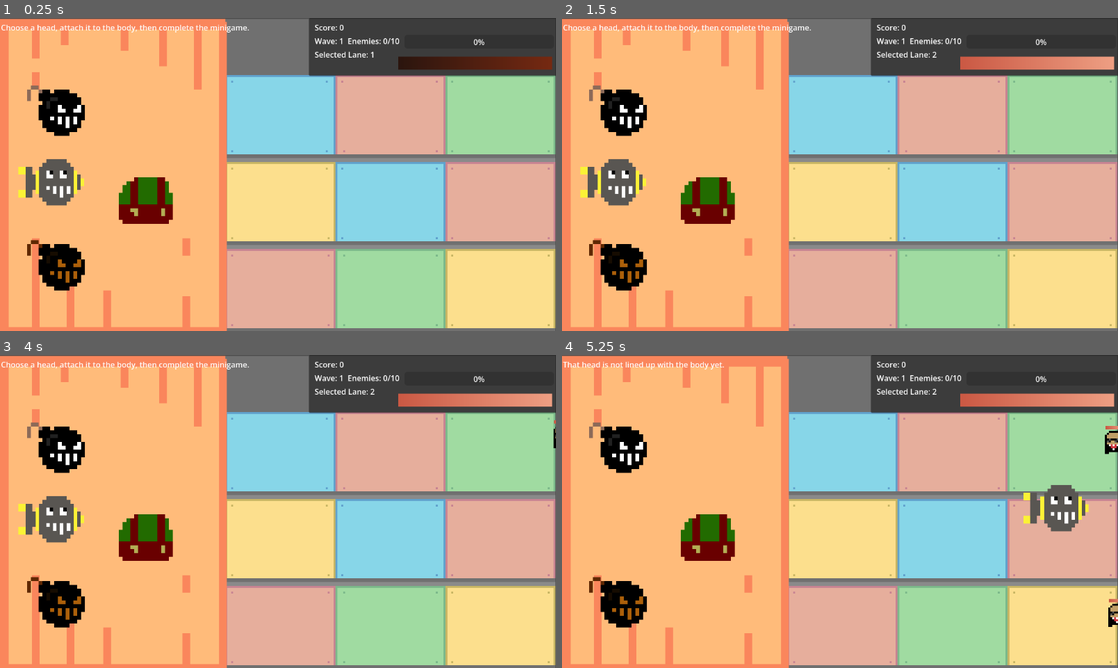
Above: before the commit, frames 1-4 (two rows, left to right).
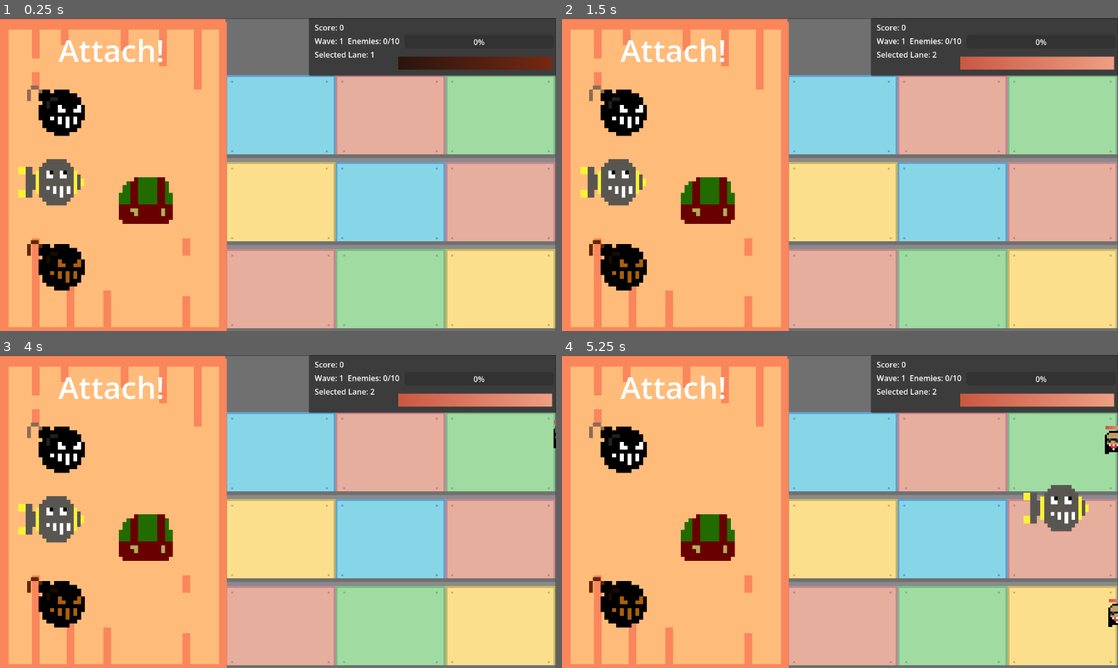
Above: after the commit, the same moments.

Repository: EctoCandy/Toy-Making-Game
Game: Godot game, scene res://Scenes/Lanes/lanes_proto_main.tscn
Same seed, same stepped clock (60 frames per second), same inputs: the game is played once before the commit and once after it.
Inputs (mouse positions are in pixels of both pictures, inside the frame that each line leads up to):
- Up to frame 1 (0.25 s): no input
- Up to frame 2 (1.5 s): tap Enter at 0.5 s; move the mouse to (962, 158) at 0.52 s; press the mouse at (962, 158) at 0.53 s; release the mouse at (962, 158) at 1.25 s; tap Space at 1.25 s; drag from (728, 190) to (984, 118) at 1.27 s
- Up to frame 3 (4 s): tap Enter at 2, 3.5 s; move the mouse to (333, 442) at 2.02 s; tap 2 at 2.1 s; click (333, 442) at 2.17 s; tap Space at 2.75 s; drag from (250, 574) to (239, 452) at 2.77 s; move the mouse to (444, 558) at 3.52 s; press the mouse at (444, 558) at 3.53 s
- Up to frame 4 (5.25 s): release the mouse at (1006, 558) at 4.25 s; tap Space at 4.25 s; drag from (673, 464) to (1117, 452) at 4.27 s; move the mouse to (867, 511) at 5.02 s; tap 2 at 5.1 s; click (867, 511) at 5.17 s

The runs differ from the first frame. In frame 1, 0.9% of the frame differs, in the area x 0-45%, y 2-15%; in frame 2, 0.9%; in frame 3, 0.9%; in frame 4, 0.8%.

Commit message:
Splash Text
Game throws up big splash text telling player what to do

Diff:
--- a/Scenes/Minigames/RobotBuilder.tscn
+++ b/Scenes/Minigames/RobotBuilder.tscn
@@ -11,6 +11,9 @@
 [ext_resource type="PackedScene" uid="uid://cj1uvjijlicxg" path="res://Scenes/Minigames/precision_click_minigame.tscn" id="6_u2lpb"]
 [ext_resource type="PackedScene" uid="uid://46ien1865vi1" path="res://Scenes/Minigames/rapid_click_minigame.tscn" id="7_8rvw4"]
 [ext_resource type="PackedScene" uid="uid://7q7ejkuf8bt1" path="res://Scenes/Minigames/connect_points_minigame.tscn" id="8_crh31"]
+
+[sub_resource type="LabelSettings" id="LabelSettings_577ia"]
+font_size = 64
 
 [node name="RobotBuilder" type="Node2D" unique_id=1119867491]
 z_index = 1
@@ -72,5 +75,8 @@
 offset_bottom = 482.0
 
 [node name="Label" type="Label" parent="." unique_id=408574409]
-offset_right = 40.0
-offset_bottom = 23.0
+offset_right = 458.0
+offset_bottom = 117.0
+label_settings = SubResource("LabelSettings_577ia")
+horizontal_alignment = 1
+vertical_alignment = 1
--- a/Scripts/Minigames/ConnectPointsMinigame.gd
+++ b/Scripts/Minigames/ConnectPointsMinigame.gd
@@ -5,6 +5,8 @@
 @export var max_mistakes := 3
 @export var drop_distance := 55.0
 @export var line_thickness := 6.0
+
+var splash_text = "Wire!"
 
 var panel: TextureRect
 var title_label: Label
--- a/Scripts/Minigames/MinigameHost.gd
+++ b/Scripts/Minigames/MinigameHost.gd
@@ -3,6 +3,7 @@
 class_name MinigameHost
 
 signal minigame_finished(success: bool)
+signal update_splash_text(text: String)
 
 @export var host_size := Vector2(640, 720)
 @export var minigame_scenes: Array[PackedScene] = []
@@ -67,6 +68,7 @@
 
 	var instance := scene.instantiate()
 	current_minigame = instance as BaseMinigame
+	update_splash_text.emit(instance.splash_text)
 
 	if current_minigame == null:
 		push_warning("Selected scene does not extend BaseMinigame.")
--- a/Scripts/Minigames/PrecisionClickMinigame.gd
+++ b/Scripts/Minigames/PrecisionClickMinigame.gd
@@ -12,6 +12,8 @@
 var timer_label: Label
 var point_button: TextureButton
 var cancel_button: Button
+
+var splash_text = "Hammer!"
 
 var points_hit := 0
 var time_left := 0.0
--- a/Scripts/Minigames/RapidClickMinigame.gd
+++ b/Scripts/Minigames/RapidClickMinigame.gd
@@ -4,6 +4,8 @@
 
 @export var target_clicks := 18
 @export var time_limit := 4.0
+
+var splash_text = "Screw!"
 
 var panel: TextureRect
 var title_label: Label
--- a/Scripts/Minigames/robot_builder.gd
+++ b/Scripts/Minigames/robot_builder.gd
@@ -66,7 +66,7 @@
 
 
 func _ready() -> void:
-	label.text = "Choose a head, attach it to the body, then complete the minigame."
+	label.text = "Attach!"
 
 	body_part.centered = true
 	body_part.z_index = 1
@@ -90,7 +90,14 @@
 	if not minigame_host.minigame_finished.is_connected(minigame_finished_callable):
 		minigame_host.minigame_finished.connect(minigame_finished_callable)
 
+	if not minigame_host.update_splash_text.is_connected(minigame_finished_callable):
+		minigame_host.update_splash_text.connect(_on_update_splash_text)
+
 	_setup_wind_up_nodes()
+
+
+func _on_update_splash_text(text: String):
+	label.text = text
 
 
 # Finds and prepares the wind-up key and progress bar.
@@ -172,7 +179,7 @@
 		dragging_head.z_index = 10
 
 		var unit_data: Dictionary = _get_stored_unit_data(dragging_head)
-		label.text = "Selected: " + str(unit_data.get("display_name", "Unknown Unit"))
+		# label.text = "Selected: " + str(unit_data.get("display_name", "Unknown Unit"))
 
 
 # Stops dragging and checks whether the head was attached to the body.
@@ -224,7 +231,7 @@
 		builder_locked = true
 
 		var unit_data: Dictionary = _get_stored_unit_data(pending_head)
-		label.text = "Building: " + str(unit_data.get("display_name", "Unknown Unit"))
+		# label.text = "Building: " + str(unit_data.get("display_name", "Unknown Unit"))
 
 		head_choices.hide()
 		body_part.hide()
@@ -232,8 +239,8 @@
 			"part_name": pending_head.name,
 			"unit_data": unit_data
 		})
-	else:
-		label.text = "That head is not lined up with the body yet."
+	#else:
+		#label.text = "That head is not lined up with the body yet."
 
 
 # Snaps the head into the correct position on top of the body.
@@ -270,7 +277,7 @@
 	builder_locked = true
 	wind_amount = 0.0
 
-	label.text = "Wind up the key to finish the robot."
+	label.text = "Spin!!!"
 
 	if wind_up_key == null:
 		label.text = "ERROR: WindUpKey missing."
@@ -308,7 +315,7 @@
 	var safe_required_amount: float = max(required_wind_amount, 0.001)
 	var percent: int = int(round((wind_amount / safe_required_amount) * 100.0))
 
-	label.text = "Winding: " + str(percent) + "%"
+	# label.text = "Winding: " + str(percent) + "%"
 
 	if wind_amount >= required_wind_amount:
 		_finish_wind_up_step()
@@ -345,7 +352,8 @@
 	unit_data["wind_up_power"] = wind_amount
 	unit_data["is_wound_up"] = true
 
-	label.text = "Completed: " + str(unit_data.get("display_name", "Unknown Unit"))
+	label.text = "Place!"
+	# label.text = "Completed: " + str(unit_data.get("display_name", "Unknown Unit"))
 
 	# This is the only place the robot should emit as completed.
 	robot_completed.emit(unit_data)
@@ -384,7 +392,7 @@
 
 	head_choices.show()
 	body_part.show()
-	label.text = "Choose a head, attach it to the body, then complete the minigame."
+	label.text = "Attach!"
 
 
 # Sends a head back to its original choice position.
